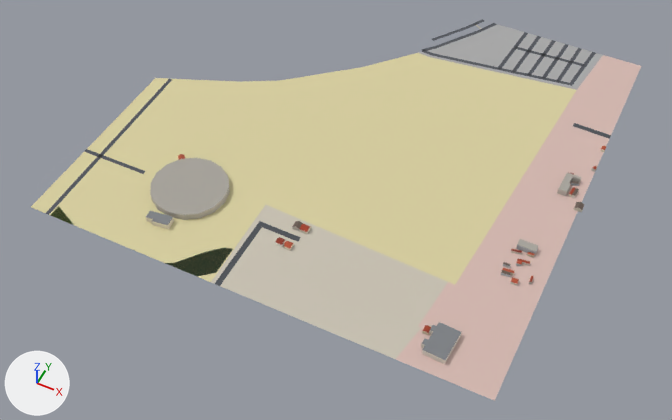
Two versions of the glTF model public/tiles/0_0.lod0.glb, one commit apart.
One viewpoint serves both versions: a 50 mm camera at (312.0, -679.0, 706.0) aimed at (8.0, -70.0, -55.0). The lights are fixed; the arrows at lower left show +X, +Y and +Z. The first picture is the older version. Where no turn or scale is listed for an object, it has been applied to the vertices. Vertices at exactly the same position are counted once.

The older version as bpy lines, for what is in view:
```python
me_buildings_roofs = bpy.data.meshes.new('buildings_roofs')
me_buildings_roofs.from_pydata(...)  # 172 vertices, 124 faces; spans x -206.0..206.0, y -165.0..165.0, z -2.0..2.0
me_buildings_roofs.materials.append(mat_buildings_roofs)
me_buildings_walls = bpy.data.meshes.new('buildings_walls')
me_buildings_walls.from_pydata(...)  # 300 vertices, 312 faces; spans x -206.0..206.0, y -165.0..165.0, z -4.0..4.0
me_buildings_walls.materials.append(mat_buildings_walls)
me_landuse = bpy.data.meshes.new('landuse')
me_landuse.from_pydata(...)  # 37 vertices, 36 faces; spans x -250.0..250.0, y -250.0..250.0, z 0.0
me_landuse.materials.append(mat_landuse)
me_roads = bpy.data.meshes.new('roads')
me_roads.from_pydata(...)  # 106 vertices, 78 faces; spans x -250.0..250.0, y -251.0..251.0, z 0.0
me_roads.materials.append(mat_roads)
# before: 8 (-235.0, -19.0, 0.0) at pixel (169, 78), 9 (-228.0, -158.0, 0.0) at pixel (102, 156), 10 (-230.0, -19.0, 0.0) at pixel (172, 79), 11 (-233.0, -158.0, 0.0) at pixel (98, 155), 12 (-227.0, -250.0, 0.0) at pixel (48, 214)
# before: 13 (-231.0, -251.0, 0.0) at pixel (45, 213)
ob_buildings_roofs = bpy.data.objects.new('buildings_roofs', me_buildings_roofs)
ob_buildings_roofs.location = (48.1, -70.5, 5.3)
ob_buildings_walls = bpy.data.objects.new('buildings_walls', me_buildings_walls)
ob_buildings_walls.location = (48.1, -70.5, 3.7)
ob_landuse = bpy.data.objects.new('landuse', me_landuse)
ob_landuse.location = (0.0, 0.0, 0.0)
ob_roads = bpy.data.objects.new('roads', me_roads)
ob_roads.location = (0.0, 0.5, 0.1)
```
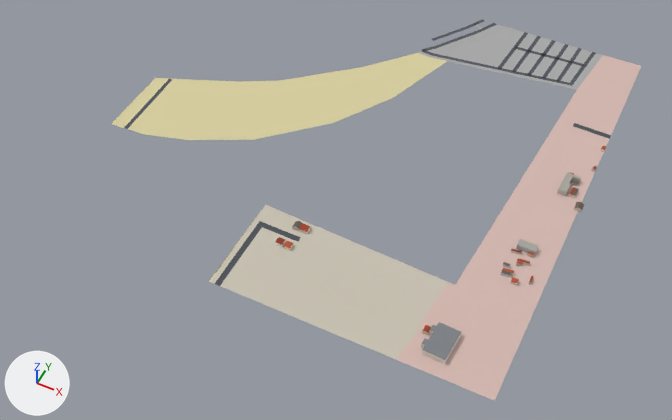
Where the newer file only moved an object's origin or applied its transform, the numbers keep the older frame.

Where the change shows, as pixel boxes [x1, y1, x2, y2] in the pictures (672 x 420 px):
```json
{"object": "landuse", "change": "reshaped", "before": [31, 24, 641, 401], "after": [111, 24, 641, 401], "on screen": "13% narrower"}
{"object": "buildings_roofs", "change": "reshaped", "before": [146, 146, 606, 360], "after": [276, 146, 606, 360], "on screen": "28% narrower"}
{"object": "roads", "change": "reshaped", "before": [46, 19, 611, 286], "after": [124, 19, 611, 286], "on screen": "14% narrower"}
{"part": 1, "of": "me_landuse", "change": "deleted", "before": [52, 206, 74, 225]}
{"part": 2, "of": "me_landuse", "change": "cut back", "before": [167, 248, 232, 276], "after": [111, 53, 567, 282]}
{"part": 3, "of": "me_landuse", "change": "deleted", "before": [31, 78, 266, 282], "on screen": "beige"}
{"part": 4, "of": "me_roads", "change": "deleted", "before": [84, 149, 145, 174]}
{"part": 5, "of": "me_roads", "change": "cut back", "before": [46, 79, 172, 215], "after": [124, 79, 172, 129]}
{"part": 6, "of": "me_buildings_roofs", "change": "deleted", "before": [150, 158, 229, 215]}
{"part": 7, "of": "me_buildings_roofs", "change": "deleted", "before": [146, 211, 173, 225]}
```

Edits to the scene script, one JSON object a line:
```json
{"block": "me_landuse", "where": "# used by ob_landuse; location = (0.0, 0.0, 0.0)"}
{"op": "remove", "block": "me_landuse", "code": "me_landuse.from_pydata(...)  # 37 vertices, 36 faces; spans x -250.0..250.0, y -250.0..250.0, z 0.0"}
{"op": "add", "block": "me_landuse", "code": "me_landuse.from_pydata(...)  # 38 vertices, 38 faces; spans x -250.0..250.0, y -250.0..250.0, z 0.0"}
{"block": "me_landuse", "change": "me_landuse part 1: the loose piece of 3 vertices spanning x -225.0..-195.0, y -250.0..-236.0, z 0.0 is deleted"}
{"block": "me_landuse", "change": "me_landuse part 2: 6 vertices removed from x -88.0..-46.0, y -250.0..-207.0, z 0.0; 13 vertices added at x -250.0..191.0, y -250.0..174.0, z 0.0"}
{"block": "me_landuse", "change": "me_landuse part 3: 1 vertex removed from x -250.0, y -250.0, z 0.0"}
{"block": "me_landuse", "change": "other edits to the shape of me_landuse do not show in these pictures"}
{"block": "me_roads", "where": "# used by ob_roads; location = (0.0, 0.5, 0.1)"}
{"block": "me_roads", "where": "# verts and faces of me_roads; kept vertices keep their numbers, new ones are numbered from 106"}
{"op": "remove", "block": "me_roads", "code": "me_roads.from_pydata(...)  # 106 vertices, 78 faces; spans x -250.0..250.0, y -251.0..251.0, z 0.0"}
{"op": "add", "block": "me_roads", "code": "me_roads.from_pydata(...)  # 98 vertices, 72 faces; spans x -235.0..250.0, y -251.0..251.0, z 0.0"}
{"block": "me_roads", "change": "me_roads part 4: the loose piece of 6 vertices spanning x -250.0..-174.0, y -161.0..-156.0, z 0.0 is deleted"}
{"block": "me_roads", "change": "me_roads part 5"}
{"op": "add", "block": "me_roads", "code": "delete_vertices([9, 11, 12, 13])  # with the faces that use them"}
{"op": "add", "block": "me_roads", "code": "verts[106] = (-229.0, -111.0, 0.0)  # pixel (127, 129)"}
{"op": "add", "block": "me_roads", "code": "verts[107] = (-233.0, -111.0, 0.0)  # pixel (123, 127)"}
{"op": "add", "block": "me_roads", "code": "faces += [(8, 106, 10), (8, 107, 106)]"}
{"block": "me_buildings_roofs", "where": "# used by ob_buildings_roofs; location = (48.1, -70.5, 5.3)"}
{"op": "remove", "block": "me_buildings_roofs", "code": "me_buildings_roofs.from_pydata(...)  # 172 vertices, 124 faces; spans x -206.0..206.0, y -165.0..165.0, z -2.0..2.0"}
{"op": "add", "block": "me_buildings_roofs", "code": "me_buildings_roofs.from_pydata(...)  # 144 vertices, 102 faces; spans x -51.0..206.0, y -165.0..165.0, z -2.0..1.0"}
{"block": "me_buildings_roofs", "change": "me_buildings_roofs part 6: the loose piece of 16 vertices spanning x -206.0..-124.0, y -128.0..-46.0, z 2.0 is deleted"}
{"block": "me_buildings_roofs", "change": "me_buildings_roofs part 7: the loose piece of 6 vertices spanning x -183.0..-156.0, y -144.0..-130.0, z 1.0 is deleted"}
{"block": "me_buildings_roofs", "change": "other edits to the shape of me_buildings_roofs do not show in these pictures"}
```
